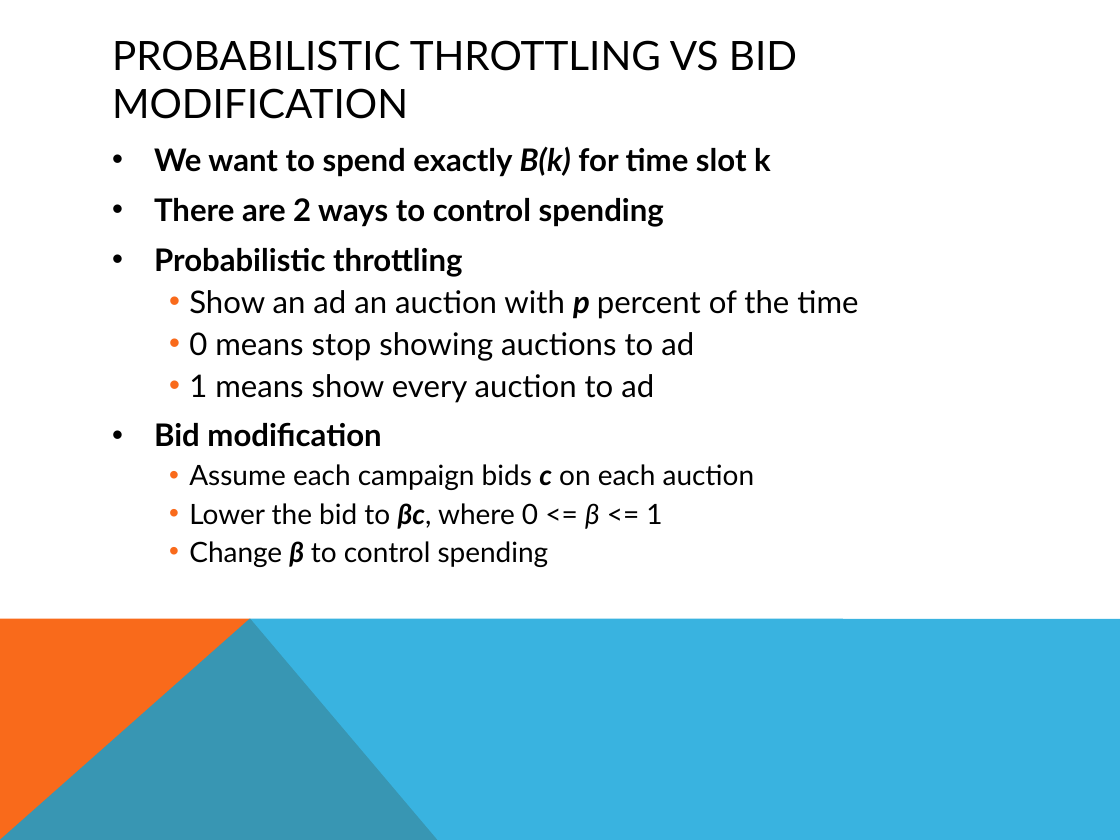
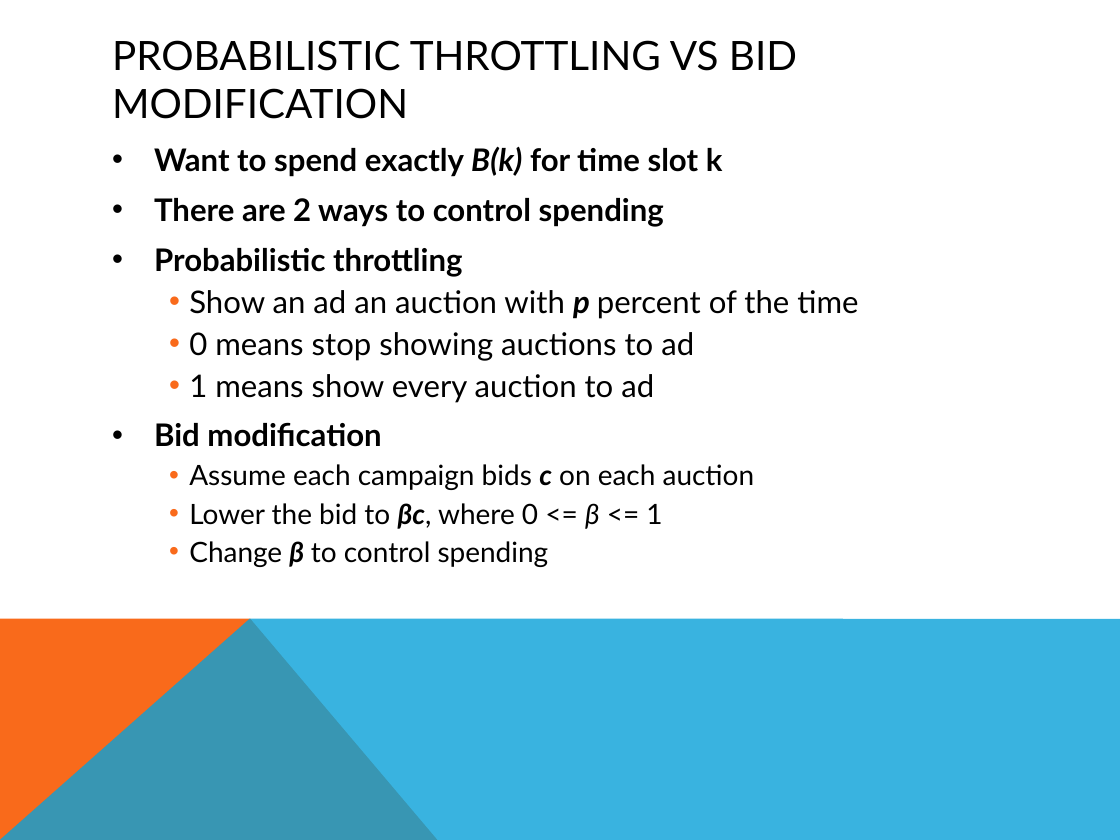
Before and after one commit to PragmaticLab/RTB_Budget_Pacing_Summarized, a slide deck: slide 15 of RTBPacingTechniques.pptx. Drawn at 1120x840 pixels with LibreOffice and Linux fonts; fonts in the diff are those of the drawing. Boxes give left, top, right and bottom in pixels: in the first picture for what was removed or moved away, otherwise in the second. Text is boxed around its words. In the diff, an @@ line names an element or a change of style, - is before the commit and + after.

```diff
--- a/RTBPacingTechniques.pptx
+++ b/RTBPacingTechniques.pptx
@@ text at (154, 146, 723, 177): text changed @@
-• We want to spend exactly B(k) for time slot k
+• Want to spend exactly B(k) for time slot k
```
Also in this commit, not shown: 13 other slides changed, 1 slide added, 1 slide removed, 1 other file.
